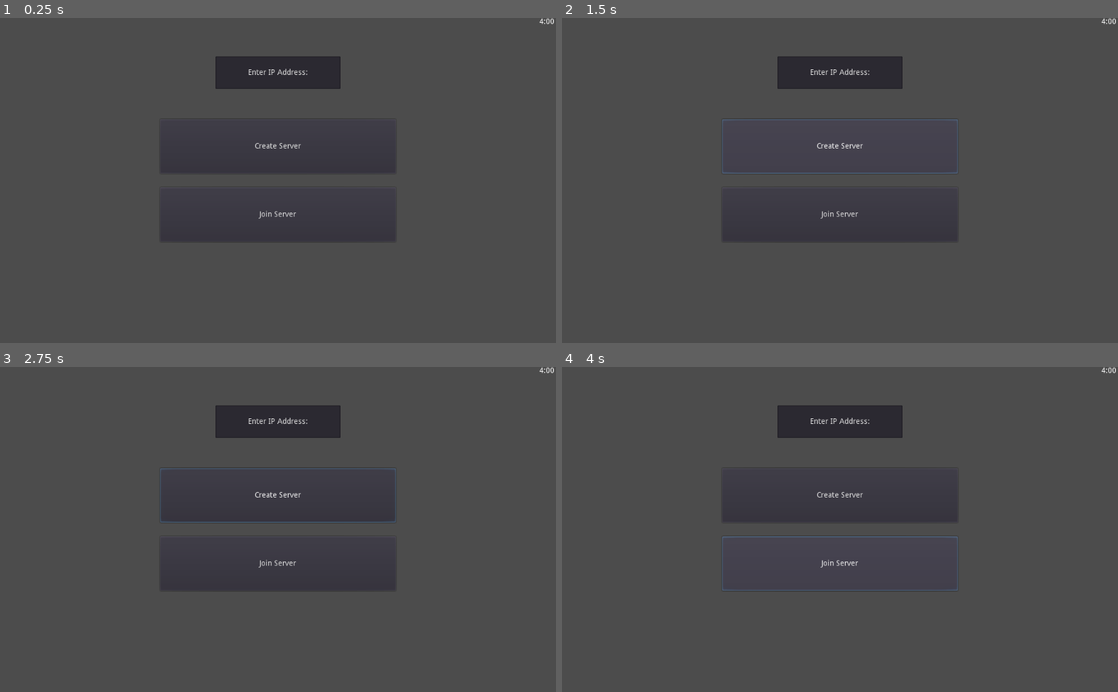
Above: before the commit, frames 1-4 (two rows, left to right).
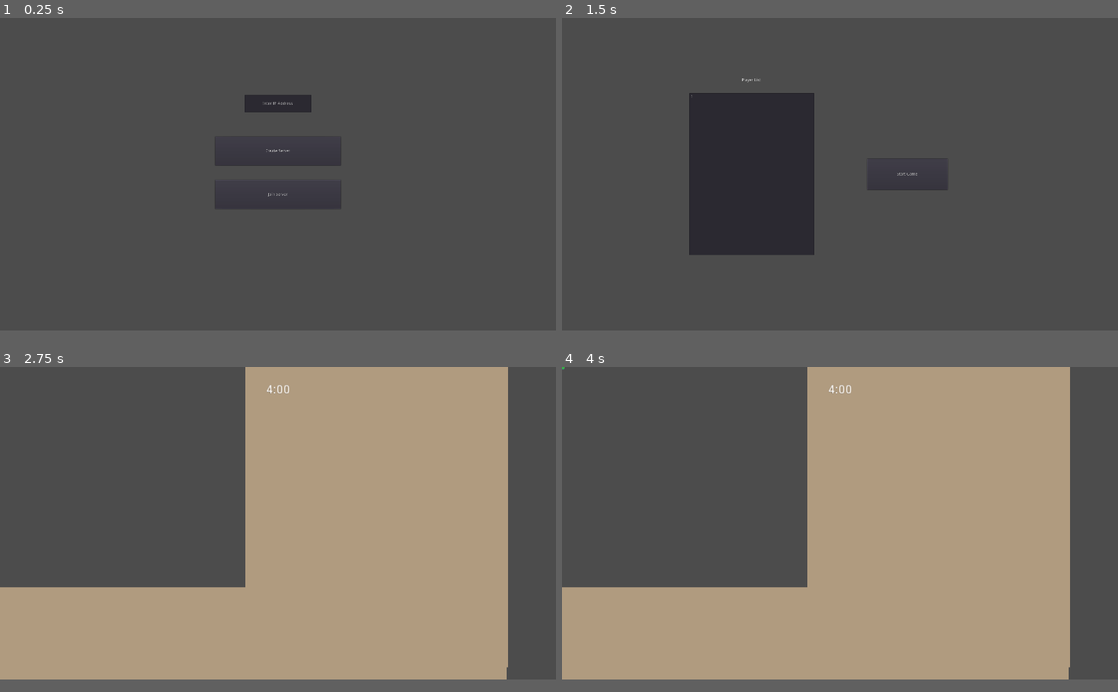
Above: after the commit, the same moments.

Repository: frogdev-yt/guess-who
Game: Godot game, scene res://Scenes/NetworkSetup.tscn
Same seed, same stepped clock (60 frames per second), same inputs: the game is played once before the commit and once after it.
Inputs (mouse positions are in pixels of both pictures, inside the frame that each line leads up to):
- Up to frame 1 (0.25 s): no input
- Up to frame 2 (1.5 s): tap Enter at 0.5 s; move the mouse to (962, 164) at 0.52 s; hold D (right) 0.53-1.25 s; hold Shift (sprint) 0.53-1.25 s; click "Create Server" at 1.25 s
- Up to frame 3 (2.75 s): click (344, 529) at 2 s, where only the run after the commit has a clickable "Start Game"
- Up to frame 4 (4 s): click (840, 562) at 2.75 s, where only the run before the commit has a clickable "Join Server"; move the mouse to (728, 545) at 3.52 s; hold S (down) from 3.53 s (still down); click (728, 545) at 3.6 s
In our replay, the window is 800x468 before the commit and 800x450 after it. These sizes can differ from the game's own. Grey fills any space a smaller window leaves; there, only what the larger window draws over its background counts as a difference.

The runs differ from the first frame. In frame 1, 3.2% of the frame differs, in the area x 30-100%, y 0-69%; in frame 2, 11%; in frame 3, 59%; in frame 4, 59%, in the area x 0-100%, y 0-97%.
Error before the commit: Parse Error: Expected identifier as member (res://Scripts/NetworkSetup.gd:231)

Commit message:
Bug fix #1
fixed bug writing to non-existent entity index

Diff:
--- a/Scenes/NetworkSetup.tscn
+++ b/Scenes/NetworkSetup.tscn
@@ -1,6 +1,16 @@
-[gd_scene load_steps=2 format=2]
+[gd_scene load_steps=6 format=2]
 
 [ext_resource path="res://Scripts/NetworkSetup.gd" type="Script" id=1]
+[ext_resource path="res://Scenes/WinScreen.gd" type="Script" id=2]
+
+[sub_resource type="StyleBoxFlat" id=1]
+bg_color = Color( 0.835294, 0.294118, 0.294118, 1 )
+
+[sub_resource type="StyleBoxFlat" id=2]
+bg_color = Color( 0.356863, 0.113725, 0.113725, 1 )
+
+[sub_resource type="StyleBoxFlat" id=3]
+bg_color = Color( 0.478431, 0.164706, 0.164706, 1 )
 
 [node name="NetworkSetup" type="Control"]
 anchor_right = 1.0
@@ -17,10 +27,10 @@
 anchor_right = 0.5
 anchor_bottom = 0.5
 margin_left = -217.0
-margin_top = -113.0
+margin_top = -130.0
 margin_right = 217.0
-margin_bottom = 113.0
-custom_constants/separation = 26
+margin_bottom = 120.0
+custom_constants/separation = 50
 
 [node name="CreateServer" type="Button" parent="MultiplayerConfig/VBoxContainer"]
 margin_right = 434.0
@@ -29,56 +39,125 @@
 text = "Create Server"
 
 [node name="JoinServer" type="Button" parent="MultiplayerConfig/VBoxContainer"]
-margin_top = 126.0
+margin_top = 150.0
 margin_right = 434.0
-margin_bottom = 226.0
+margin_bottom = 250.0
 rect_min_size = Vector2( 0, 100 )
 text = "Join Server"
 
 [node name="ServerIpAddress" type="LineEdit" parent="MultiplayerConfig"]
 anchor_left = 0.5
+anchor_top = 0.5
 anchor_right = 0.5
+anchor_bottom = 0.5
 margin_left = -115.0
-margin_top = 71.0
+margin_top = -274.0
 margin_right = 115.0
-margin_bottom = 131.0
+margin_bottom = -214.0
 text = "Enter IP Address:"
 align = 1
 
 [node name="Lobby" type="Control" parent="."]
 visible = false
-margin_right = 1024.0
-margin_bottom = 600.0
+margin_right = 1920.0
+margin_bottom = 1080.0
+
+[node name="Label" type="Label" parent="Lobby"]
+anchor_left = 0.5
+anchor_top = 0.5
+anchor_right = 0.5
+anchor_bottom = 0.5
+margin_left = -371.0
+margin_top = -344.0
+margin_right = -241.0
+margin_bottom = -306.0
+text = "Player List"
+align = 1
+valign = 1
 
 [node name="ItemList" type="ItemList" parent="Lobby"]
+anchor_left = 0.5
 anchor_top = 0.5
+anchor_right = 0.5
 anchor_bottom = 0.5
-margin_left = 179.0
-margin_top = -157.0
-margin_right = 456.0
-margin_bottom = 158.0
+margin_left = -520.0
+margin_top = -280.0
+margin_right = -89.0
+margin_bottom = 280.0
 
 [node name="Button" type="Button" parent="Lobby"]
 visible = false
-anchor_left = 1.0
+anchor_left = 0.5
 anchor_top = 0.5
-anchor_right = 1.0
+anchor_right = 0.5
 anchor_bottom = 0.5
-margin_left = -427.0
-margin_top = -36.0
-margin_right = -229.0
-margin_bottom = 36.0
+margin_left = 94.0
+margin_top = -54.0
+margin_right = 372.0
+margin_bottom = 54.0
 text = "Start Game"
 
 [node name="Timer" type="Timer" parent="."]
-wait_time = 240.0
+wait_time = 10.0
 one_shot = true
 
 [node name="CanvasLayer" type="CanvasLayer" parent="."]
 
 [node name="Label" type="Label" parent="CanvasLayer"]
+visible = false
+anchor_left = 0.5
+anchor_right = 0.5
+margin_left = -42.0
+margin_top = 59.0
+margin_right = -11.0
+margin_bottom = 76.0
+rect_scale = Vector2( 3, 3 )
+text = "4:00"
+
+[node name="WinScreen" type="Control" parent="."]
+visible = false
+anchor_left = 0.5
+anchor_top = 0.5
+anchor_right = 0.5
+anchor_bottom = 0.5
+margin_left = -960.0
+margin_top = -540.0
+margin_right = 960.0
+margin_bottom = 540.0
+script = ExtResource( 2 )
+
+[node name="Panel" type="Panel" parent="WinScreen"]
+anchor_left = 0.5
+anchor_top = 0.5
+anchor_right = 0.5
+anchor_bottom = 0.5
+margin_left = -672.0
+margin_top = -373.0
+margin_right = 672.0
+margin_bottom = 373.0
+
+[node name="Label" type="Label" parent="WinScreen/Panel"]
+anchor_left = 0.5
+anchor_top = 0.5
+anchor_right = 0.5
+anchor_bottom = 0.5
+margin_left = -97.5
+margin_top = -37.5
+margin_right = 97.5
+margin_bottom = 37.5
+text = "_______ WIN!"
+align = 1
+valign = 1
+
+[node name="Button" type="Button" parent="WinScreen/Panel"]
 anchor_left = 1.0
 anchor_right = 1.0
-margin_left = -31.0
-margin_bottom = 17.0
-text = "4:00"
+margin_left = -40.0
+margin_top = 10.0
+margin_right = -11.0
+margin_bottom = 34.0
+custom_styles/hover = SubResource( 1 )
+custom_styles/pressed = SubResource( 2 )
+custom_styles/focus = SubResource( 3 )
+custom_styles/normal = SubResource( 1 )
+text = "X"
--- /dev/null
+++ b/Scenes/WinScreen.gd
@@ -0,0 +1,8 @@
+extends Control
+
+
+func _ready():
+	$Panel/Button.connect("pressed",self,"_close_pressed")
+
+func _close_pressed():
+	hide()
--- a/Scripts/Hider.gd
+++ b/Scripts/Hider.gd
@@ -51,7 +51,7 @@
 			accel = defaultaccel
 			maxspeed = defaultmaxspeed
 
-		if get_tree().is_network_server():
+		if get_tree().is_network_server() && networknode.entities.has("1"):
 			networknode.entities["1"]["position"] = global_position
 			networknode.entities["1"]["velx"] = velx
 			networknode.entities["1"]["vely"] = vely
--- a/Scripts/NPC.gd
+++ b/Scripts/NPC.gd
@@ -54,9 +54,10 @@
 		if global_position.y > 10000:
 			global_position = Vector2.ZERO
 
-		networknode.entities[name]["position"] = global_position
-		networknode.entities[name]["velx"] = velx
-		networknode.entities[name]["vely"] = vely
+		if networknode.entities.has(name):
+			networknode.entities[name]["position"] = global_position
+			networknode.entities[name]["velx"] = velx
+			networknode.entities[name]["vely"] = vely
 
 	move_and_slide(Vector2(velx * timeconst,0))
 	colly = move_and_collide(Vector2(0,vely * delta * timeconst))
--- a/Scripts/NetworkSetup.gd
+++ b/Scripts/NetworkSetup.gd
@@ -113,9 +113,10 @@
 
 remote func playertoserver(playerprops):
 	var key = str(get_tree().get_rpc_sender_id())
-	entities[key]["position"] = playerprops["position"]
-	entities[key]["velx"] = playerprops["velx"]
-	entities[key]["vely"] = playerprops["vely"]
+	if entities.has(key):
+		entities[key]["position"] = playerprops["position"]
+		entities[key]["velx"] = playerprops["velx"]
+		entities[key]["vely"] = playerprops["vely"]
 
 # call as unreliable
 remote func servertoplayer(e):
@@ -128,6 +129,7 @@
 	get_tree().root.add_child(map.instance())
 	multiplayerconfigui.hide()
 	lobbyui.hide()
+	$CanvasLayer/Label.show()
 	gamestarted = true
 
 func updateentities():
@@ -182,6 +184,7 @@
 
 	# hide lobby ui
 	lobbyui.hide()
+	$CanvasLayer/Label.show()
 
 	# pick random seeker
 	randomize()
@@ -217,6 +220,7 @@
 remote func stopgame():
 	entities = {}
 	lobbyui.show()
+	$CanvasLayer/Label.hide()
 	gamestarted = false
 	get_tree().root.get_node("Map1").queue_free()
 
@@ -228,14 +232,15 @@
 
 remote func makeguess(pos):
 	for i in get_tree().root.get_node("Map1").get_children():
-		if i.get_node("CollisionShape2D").:
+		if pos.distance_to(i.global_position) < 10:
 			# if clicked on hider:
-			if str(name).find("NPC") == -1 && i.seeker == null:
+			if str(i.name).find("NPC") == -1 && i.get("seeker") == null:
 				entities[i.name].type = "seeker"
 				rpc("hidertoseeker",i.name)
 				get_tree().root.get_node("Map1").remove_child(get_tree().root.get_node("Map1/" + i.name))
 
 	print("lol u suck")
+	# start 10 second timer
 
 remote func hidertoseeker(id):
 	# delete hider node, update function will instance new one of correct type automatically ( i Think)
@@ -246,10 +251,20 @@
 
 func checkforgameend():
 	if hidersamount < 1:
-		stopgame()
-		rpc("stopgame")
+		seekerswin()
+		rpc("seekerswin")
 
 func _timerout():
 	if get_tree().is_network_server():
-		stopgame()
-		rpc("stopgame")
+		hiderswin()
+		rpc("hiderswin")
+
+remote func hiderswin():
+	stopgame()
+	$WinScreen/Panel/Label.text = "HIDERS WIN"
+	$WinScreen.show()
+
+remote func seekerswin():
+	stopgame()
+	$WinScreen/Panel/Label.text = "SEEKERS WIN"
+	$WinScreen.show()
--- a/project.godot
+++ b/project.godot
@@ -20,6 +20,9 @@
 
 [display]
 
+window/size/width=1920
+window/size/height=1080
+window/size/fullscreen=true
 window/stretch/mode="viewport"
 window/stretch/aspect="keep"
 
Not shown, changed: Builds/Windows.pck
